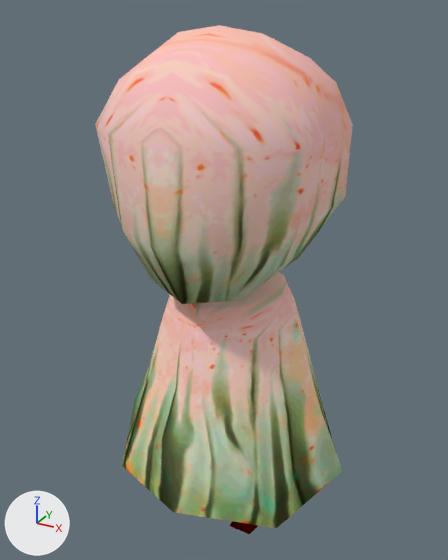
A saved change to the Blender file Deserter/Assets/Mesh/Enemies/Bozu.blend.
Before and after are seen from a 50 mm camera at (2.15, -4.0, 4.25) aimed at (-0.08, 0.05, 2.23). Arrows for +X, +Y and +Z are at lower left; the lights stay in place. The picture after the commit comes second. The same objects are shown in both versions, whatever each file hides.

Objects in the first picture: 'corpseMesh00'.
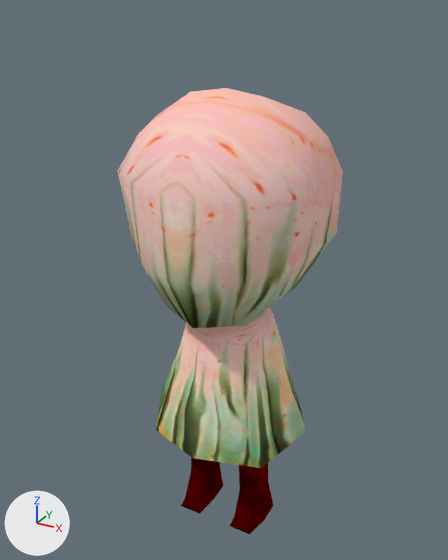
Pixel boxes [x1, y1, x2, y2] of what changed, in the pictures (448 x 560 px; the box of a moved part takes in the faces that stretch with it):
'corpseMesh00', reshaped (13% narrower, 12% shorter): before [95, 25, 353, 534]; after [118, 88, 343, 534]
part 1 of me_cube_001, moved or reshaped: before [95, 25, 353, 304]; after [118, 88, 343, 328]
part 2 of me_cube_001, moved or reshaped: before [122, 272, 343, 528]; after [156, 307, 306, 468]

Diff of the bpy script that builds the scene:
```diff
--- a/Deserter/Assets/Mesh/Enemies/Bozu.blend.py
+++ b/Deserter/Assets/Mesh/Enemies/Bozu.blend.py
@@ me_cube_001 @@
 # used by ob_corpsemesh00; location = (0.0, 0.0, 0.0)
-me_cube_001.from_pydata(...)  # 170 vertices, 164 faces; spans x -1.05..1.05, y -0.93..0.96, z -0.01..4.15
+me_cube_001.from_pydata(...)  # 170 vertices, 164 faces; spans x -0.74..0.74, y -0.77..0.86, z -0.01..3.74
+# me_cube_001 part 1: the loose piece of 54 vertices spanning x -0.8..0.8, y -0.93..0.84, z 2.35..4.15 is scaled about its middle by 0.919, then moved by (0.0, 0.09, -0.33)
+# me_cube_001 part 2: the loose piece of 58 vertices spanning x -1.05..1.05, y -0.91..0.96, z 0.55..2.55 is scaled about its middle by 0.68, then moved by (0.0, 0.0, 0.02)
 me_cube_001.materials.append(mat_sheetmat)
```
